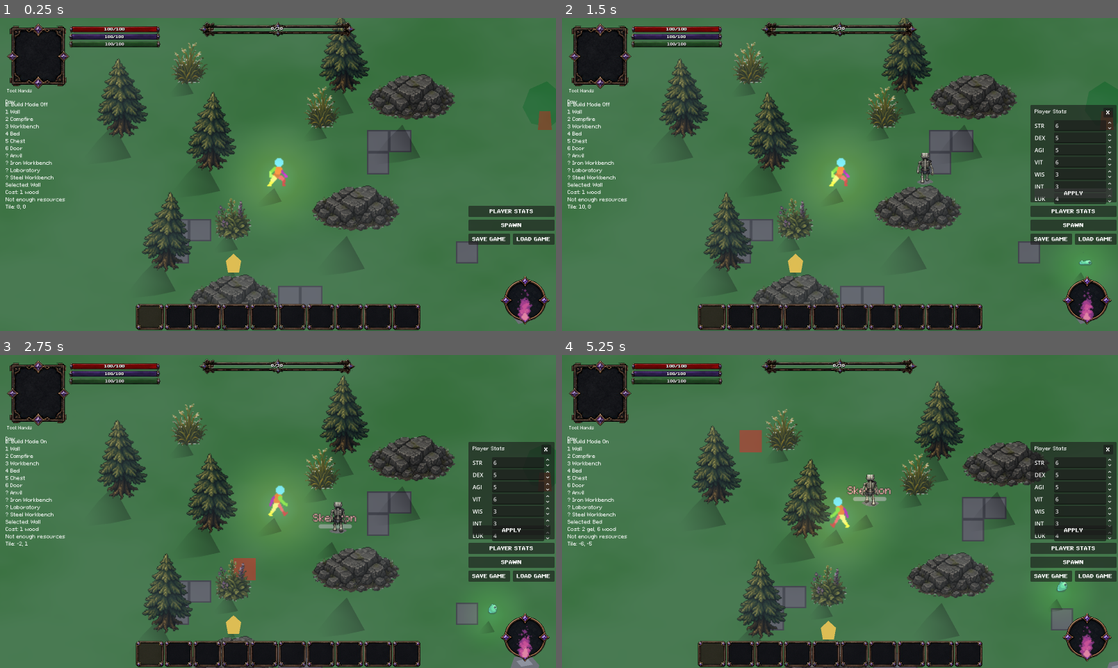
Above: before the commit, frames 1-4 (two rows, left to right).
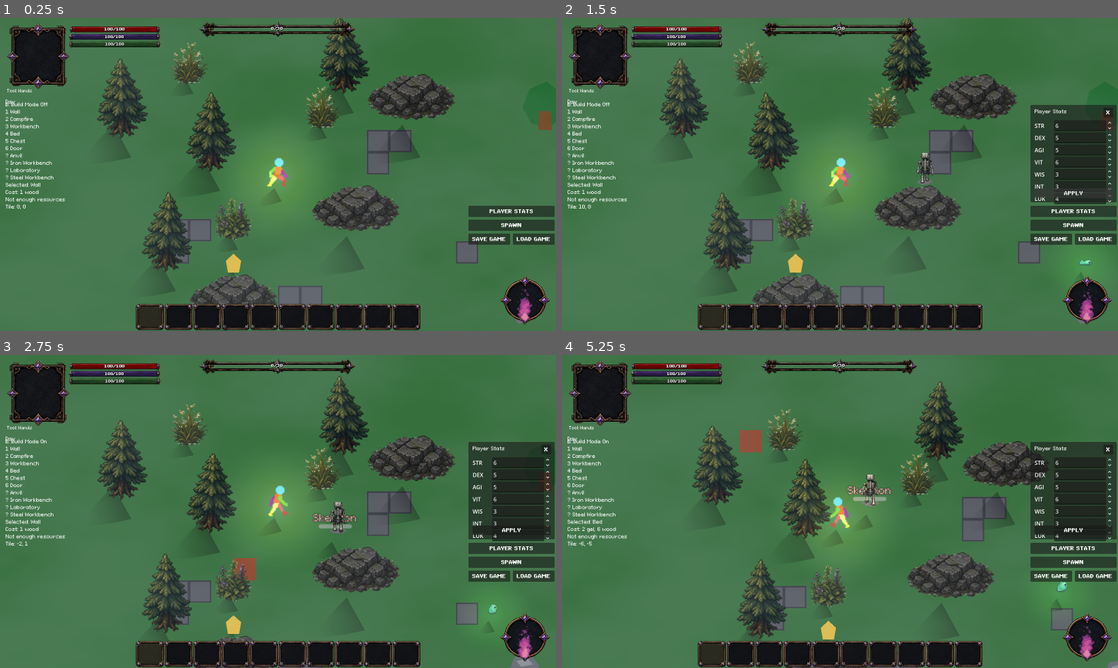
Above: after the commit, the same moments.

Repository: ramonsamagaio/Oathwake-Main
Game: Godot game, scene res://scenes/Main.tscn
The game is run twice, just before and just after one commit, with the same random seed, the same clock (stepped at 60 frames per second) and the same inputs. This scene is started directly instead of the project's main scene.
Inputs (mouse positions are in pixels of both pictures, inside the frame that each line leads up to):
- Up to frame 1 (0.25 s): no input
- Up to frame 2 (1.5 s): click "PLAYER STATS" at 0.5 s; click "APPLY" at 1.25 s
- Up to frame 3 (2.75 s): tap Enter at 2 s; move the mouse to (250, 574) at 2.02 s; hold W from 2.03 s (still down); tap B at 2.1 s; click (250, 574) at 2.17 s; tap Space at 2.27 s
- Up to frame 4 (5.25 s): release W at 2.75 s; drag from (1006, 558) to (773, 502) at 2.77 s; move the mouse to (673, 464) at 3.52 s; hold A 3.53-4.25 s; tap 2 at 3.6 s; drag from (867, 511) to (928, 433) at 4.27 s; move the mouse to (756, 433) at 5.02 s; hold S from 5.03 s (still down); tap 4 at 5.1 s

The runs differ from the first frame. In frame 1, 0.7% of the frame differs, in the area x 17-65%, y 0-69%; in frame 2, 0.8%; in frame 3, 1.1%; in frame 4, 1.3%, in the area x 23-73%, y 8-84%.

Commit message:
Synchronize foliage shader with shared world wind

Diff:
--- a/shaders/foliage_wind_2d.gdshader
+++ b/shaders/foliage_wind_2d.gdshader
@@ -1,7 +1,6 @@
-// Procedural adaptation of the CC0 2D Foliage Wind Effect:
-// https://godotshaders.com/shader/2d-foliage-wind-effect/
-// Keeps the requested pivoted UV motion but removes NoiseTexture2D generation,
-// avoiding asynchronous zero-sized images during import and map loading.
+// Procedural 2D foliage wind shared by authored props and content resources.
+// Uses world position and one common wind profile so nearby vegetation moves as
+// part of the same weather system without generating runtime noise textures.
 shader_type canvas_item;
 
 uniform bool enabled = true;
@@ -11,6 +10,11 @@
 uniform float noise_scale : hint_range(0.0, 2.0, 0.0001) = 0.004;
 uniform float rotation_strength : hint_range(0.0, 5.0, 0.05) = 1.0;
 uniform vec2 rotation_pivot = vec2(0.5, 1.0);
+uniform vec2 wind_direction = vec2(1.0, 0.16);
+uniform float wind_strength : hint_range(0.0, 4.0, 0.01) = 0.85;
+uniform float gust_strength : hint_range(0.0, 1.5, 0.01) = 0.34;
+uniform float gust_speed : hint_range(0.01, 4.0, 0.01) = 0.42;
+uniform float phase_offset : hint_range(0.0, 6.28318, 0.01) = 0.0;
 
 varying vec2 world_position;
 varying vec4 vertex_color;
@@ -55,18 +59,27 @@
 	vec4 output_color = texture(TEXTURE, UV) * vertex_color;
 	if (enabled) {
 		float safe_noise_scale = max(noise_scale, 0.0001);
+		vec2 safe_direction = length(wind_direction) > 0.0001 ? normalize(wind_direction) : vec2(1.0, 0.0);
 		vec2 spatial_position = world_position * safe_noise_scale * 42.0;
 		float time_value = TIME * time_scale;
-		float smooth_noise = foliage_value_noise(spatial_position + vec2(time_value * 0.55, time_value * 0.17));
-		float gust_wave = sin(time_value * 2.2 + world_position.x * safe_noise_scale * 24.0 + world_position.y * safe_noise_scale * 11.0) * 0.5 + 0.5;
-		float wind_amount = mix(smooth_noise, gust_wave, 0.38) - 0.5;
+		float directional_time = time_value * (0.55 + gust_speed);
+		float smooth_noise = foliage_value_noise(spatial_position + safe_direction * directional_time + vec2(phase_offset));
+		float gust_wave = sin(
+			time_value * (1.4 + gust_speed * 2.2)
+			+ dot(world_position, safe_direction) * safe_noise_scale * 24.0
+			+ phase_offset
+		) * 0.5 + 0.5;
+		float base_wind = mix(smooth_noise, gust_wave, 0.38) - 0.5;
+		float gust_multiplier = 1.0 + ((gust_wave - 0.5) * 2.0 * gust_strength);
+		float wind_amount = base_wind * wind_strength * gust_multiplier;
 		float rotation_value = amplitude * wind_amount;
 		vec2 rotated_uv = foliage_rotate_uv(UV, rotation_pivot, rotation_value);
 		float pivot_distance = clamp(distance(UV, rotation_pivot) * rotation_strength, 0.0, 1.35);
-		vec2 result_uv = mix(UV, rotated_uv, pivot_distance);
+		vec2 directional_bend = vec2(safe_direction.x, -abs(safe_direction.y)) * wind_amount * 0.0035 * pivot_distance;
+		vec2 result_uv = mix(UV, rotated_uv, pivot_distance) - directional_bend;
 		output_color = texture(TEXTURE, result_uv) * vertex_color;
 		if (render_noise) {
-			output_color = vec4(vec3(wind_amount + 0.5), 1.0);
+			output_color = vec4(vec3(wind_amount * 0.5 + 0.5), 1.0);
 		}
 	}
 	COLOR = output_color;
